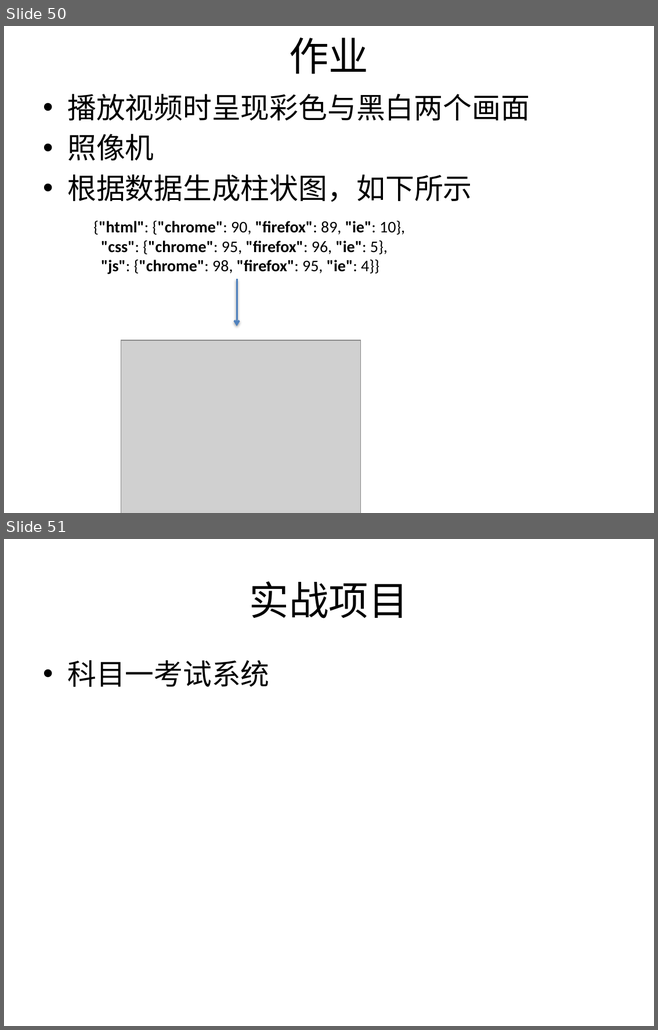
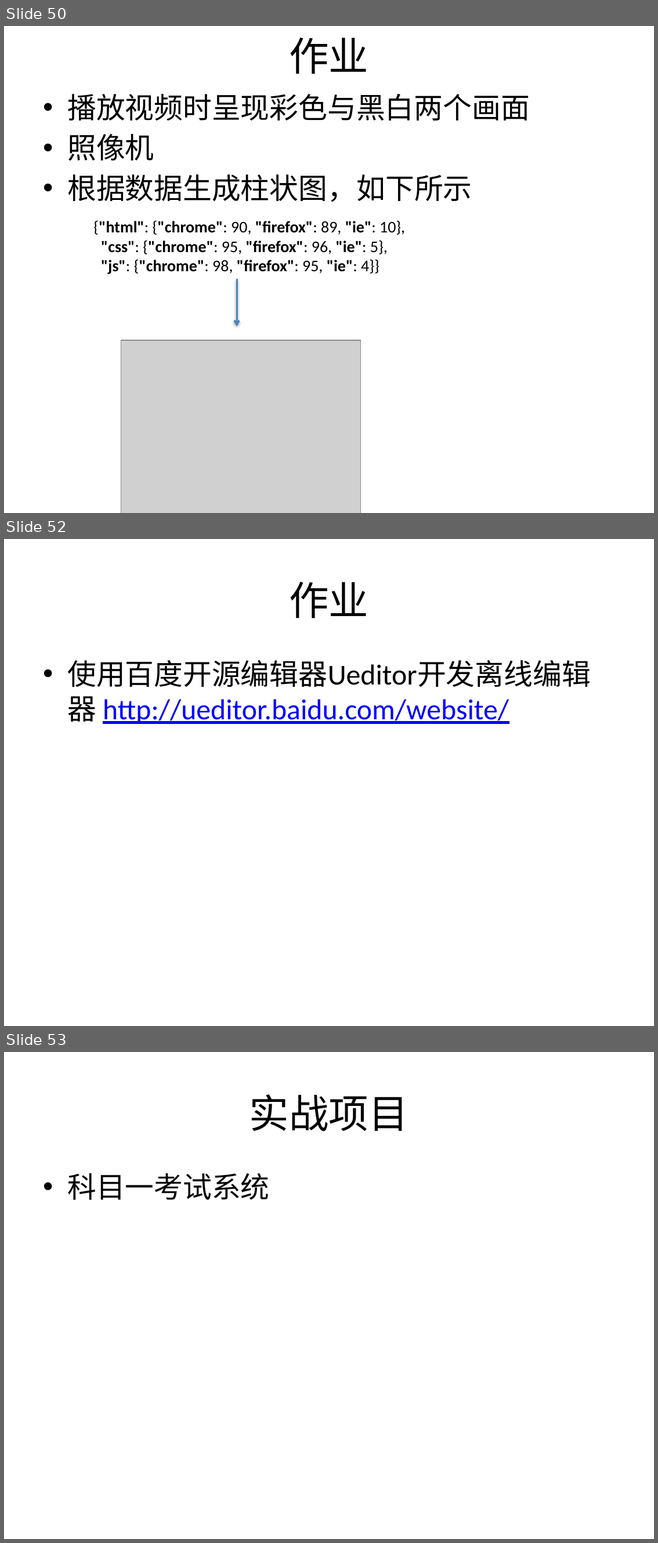
Before and after one commit to plter/HTML5Course20160612, a slide deck: Web前端教学记录.pptx. Shown one above the other, each under a label of ours: slides 50 and 51 before the commit, slides 50, 52 and 53 after it; the slides between them are not shown. The pictures are 658x1030 and 658x1543 pixels, drawn with LibreOffice and Linux fonts; fonts in the diff are those of the drawing; grey boxes stand for pictures. Boxes give left, top, right and bottom in pixels: in the first picture for what was removed or moved away, otherwise in the second. Text is boxed around its words. In the diff, an @@ line names an element or a change of style, - is before the commit and + after.

Commit message:
更新作业要求

```diff
--- a/Web前端教学记录.pptx
+++ b/Web前端教学记录.pptx
@@ slide 52 added at [4,539,654,1026], background #FFFFFF @@
@@ title added at [289,582,368,618], 44 pt, text #000000 @@
+作业
@@ text added at [67,660,590,724], 32 pt, text #0000FF, underline @@
+• 使用百度开源编辑器Ueditor开发离线编辑器 http://ueditor.baidu.com/website/
@@ what was slide 51 is now slide 53 @@
```
Also in this commit, not shown: 1 other slide added.
